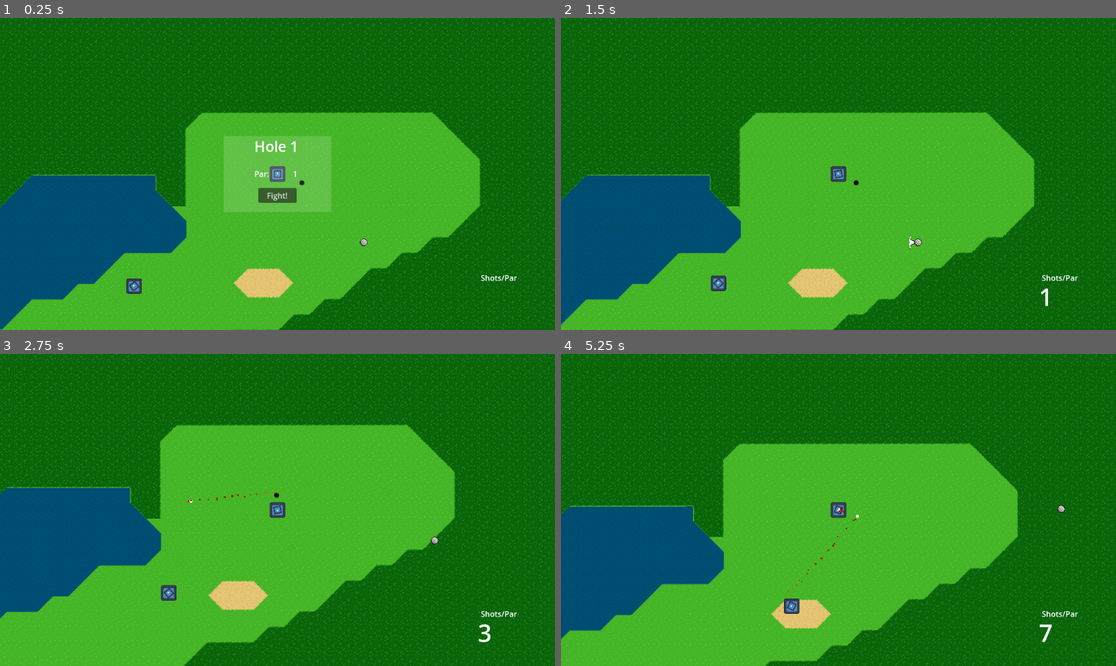
Above: before the commit, frames 1-4 (two rows, left to right).
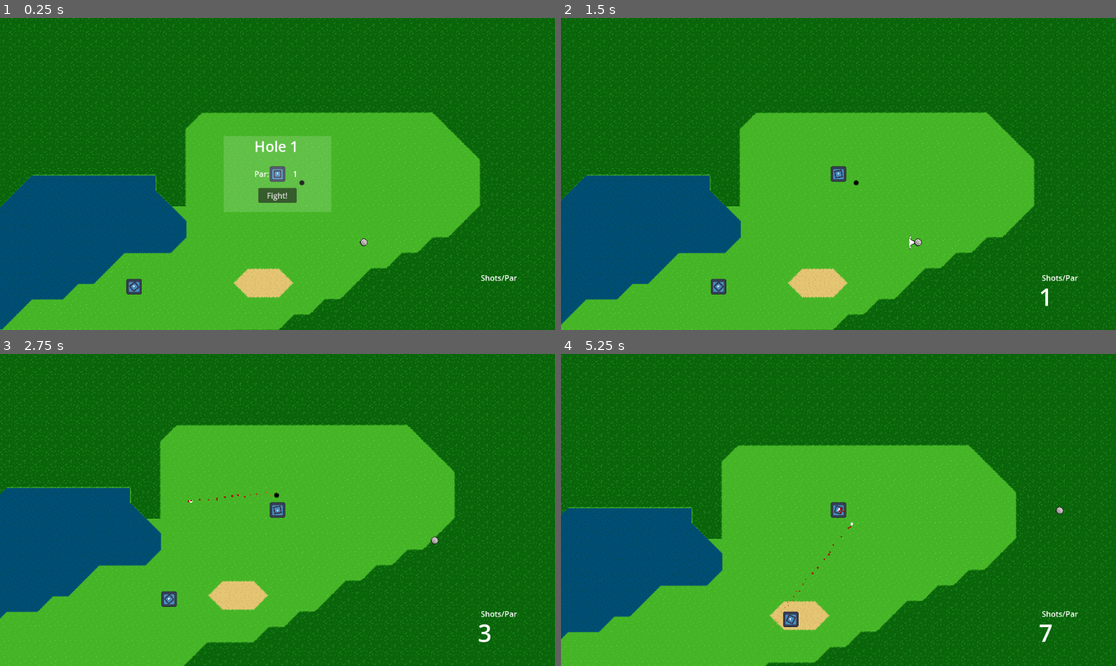
Above: after the commit, the same moments.

Repository: Sabertooth-Software/Bunker-Buster
Game: Godot game, scene res://Scenes/Levels/Hole 1.tscn
The game is run twice, just before and just after one commit, with the same random seed, the same clock (stepped at 60 frames per second) and the same inputs. The engine's default icon, where the game draws it, is replaced by a stand-in: a white triangle on a blue panel in a dark square.
Inputs (mouse positions are in pixels of both pictures, inside the frame that each line leads up to):
- Up to frame 1 (0.25 s): no input
- Up to frame 2 (1.5 s): click "Fight!" at 0.5 s; move the mouse to (960, 158) at 1.27 s; press the mouse at (960, 158) at 1.28 s; hold Right (right) from 1.28 s (still down)
- Up to frame 3 (2.75 s): move the mouse to (166, 525) at 2.02 s; release Right (right) at 2.03 s; release the mouse at (166, 525) at 2.03 s; hold S (down) from 2.03 s (still down); tap Space (shoot) at 2.1 s
- Up to frame 4 (5.25 s): move the mouse to (894, 441) at 2.77 s; release S (down) at 2.78 s; press the mouse at (894, 441) at 2.78 s; hold Right (right) 2.78-3.53 s; move the mouse to (810, 572) at 3.52 s; release the mouse at (810, 572) at 3.53 s; hold Up (up) 3.53-4.28 s; tap Space (shoot) at 3.6, 5.1 s; move the mouse to (1005, 556) at 4.27 s; press the mouse at (1005, 556) at 4.28 s; hold A (left) from 4.28 s (still down); move the mouse to (672, 463) at 5.02 s; release the mouse at (672, 463) at 5.03 s

The runs differ from the first frame. In frame 1, less than 0.1% of the frame differs, in the area x 22-26%, y 83-89%; in frame 2, 0.1%; in frame 3, 0.2%; in frame 4, 5.4%, in the area x 0-100%, y 0-100%.

Commit message:
Slight refactoring. Ability to know when tanks are destroyed

Diff:
--- a/Scenes/Characters/Enemies/red_tank.tscn
+++ b/Scenes/Characters/Enemies/red_tank.tscn
@@ -10,13 +10,8 @@
 script = ExtResource("1_hmcf7")
 bullet = ExtResource("3_6ux1k")
 timeout = 1.5
+points = [Vector2(477, -44), Vector2(722, -44)]
 Speed = 10.0
 Bullet_Speed = 1.0
 
 [node name="Timer" type="Timer" parent="." index="4"]
-
-[node name="Position0" type="Node2D" parent="." index="7"]
-position = Vector2(477, -44)
-
-[node name="Position1" type="Node2D" parent="." index="8"]
-position = Vector2(722, -44)
--- a/Scenes/Characters/tank.tscn
+++ b/Scenes/Characters/tank.tscn
@@ -10,6 +10,9 @@
 
 [sub_resource type="RectangleShape2D" id="RectangleShape2D_sin31"]
 size = Vector2(32, 32)
+
+[sub_resource type="RectangleShape2D" id="RectangleShape2D_no6m2"]
+size = Vector2(35, 35)
 
 [node name="Tank" type="CharacterBody2D"]
 collision_layer = 16
@@ -42,4 +45,12 @@
 3: ExtResource("6_5xvq7")
 }
 
+[node name="Hitbox" type="Area2D" parent="."]
+collision_layer = 0
+collision_mask = 16
+
+[node name="CollisionShape2D" type="CollisionShape2D" parent="Hitbox"]
+position = Vector2(0.5, -0.5)
+shape = SubResource("RectangleShape2D_no6m2")
+
 [connection signal="terrain_changed" from="TerrainDetector" to="TerrainParticleSpawner" method="_on_terrain_detector_terrain_changed"]
--- a/Scenes/Levels/Hole 2.tscn
+++ b/Scenes/Levels/Hole 2.tscn
@@ -71,14 +71,17 @@
 [node name="RedTank" parent="." node_paths=PackedStringArray("target") instance=ExtResource("5_kskr8")]
 position = Vector2(96, 729)
 target = NodePath("")
+points = []
 
 [node name="RedTank2" parent="." node_paths=PackedStringArray("target") instance=ExtResource("5_kskr8")]
 position = Vector2(341, 246)
 target = NodePath("")
+points = []
 
 [node name="RedTank3" parent="." node_paths=PackedStringArray("target") instance=ExtResource("5_kskr8")]
 position = Vector2(388, 686)
 target = NodePath("")
+points = []
 
 [node name="GolfBall" parent="." instance=ExtResource("6_mpryr")]
 position = Vector2(442, 288)
--- a/Scenes/Levels/Hole 3.tscn
+++ b/Scenes/Levels/Hole 3.tscn
@@ -71,14 +71,17 @@
 [node name="RedTank" parent="." node_paths=PackedStringArray("target") instance=ExtResource("5_p6xgu")]
 position = Vector2(304, -208)
 target = NodePath("")
+points = []
 
 [node name="RedTank2" parent="." node_paths=PackedStringArray("target") instance=ExtResource("5_p6xgu")]
 position = Vector2(208, -96)
 target = NodePath("")
+points = []
 
 [node name="RedTank3" parent="." node_paths=PackedStringArray("target") instance=ExtResource("5_p6xgu")]
 position = Vector2(640, 32)
 target = NodePath("")
+points = []
 
 [node name="GolfBall" parent="." instance=ExtResource("6_g4loe")]
 position = Vector2(565, 324)
--- a/Scenes/Levels/Hole 4.tscn
+++ b/Scenes/Levels/Hole 4.tscn
@@ -67,14 +67,17 @@
 [node name="RedTank" parent="." node_paths=PackedStringArray("target") instance=ExtResource("5_kgf7q")]
 position = Vector2(475, -43)
 target = NodePath("")
+points = []
 
 [node name="RedTank2" parent="." node_paths=PackedStringArray("target") instance=ExtResource("5_kgf7q")]
 position = Vector2(978, -234)
 target = NodePath("")
+points = []
 
 [node name="RedTank3" parent="." node_paths=PackedStringArray("target") instance=ExtResource("5_kgf7q")]
 position = Vector2(729, -98)
 target = NodePath("")
+points = []
 
 [node name="GolfBall" parent="." instance=ExtResource("6_qun68")]
 position = Vector2(504, -383)
--- a/Scripts/Characters/Enemy/EnemyTank.gd
+++ b/Scripts/Characters/Enemy/EnemyTank.gd
@@ -3,23 +3,31 @@
 @export var bullet: PackedScene
 @export var target: Node2D
 @export var timeout: float = 1.5
+@export var points: Array
 
 @onready var timer: Timer = $Timer
 
-@onready var Pos0 : Node2D = $Position0
-@onready var Pos1 : Node2D = $Position1
-
-var wander_points = []
 var point_index: int = 0
 var next_point: Vector2
 var move_vector: Vector2
 
+func _ready():
+	super._ready()
+	add_to_group(ShotCounter.tank_group)
+	if target == null:
+		var player_tank: Node = get_tree().get_current_scene().get_node("PlayerTank")
+		if player_tank is PlayerTank:
+			target = player_tank
+			_setup_timer()
+	if points:
+		next_point = points[0]
+
 func _get_next_point():
-	if point_index+1==wander_points.size():
+	if point_index >= points.size() - 1:
 		point_index = 0
 	else :
-		point_index = point_index+1
-	next_point = wander_points[point_index]
+		point_index += 1
+	next_point = points[point_index]
 
 func _handle_movement():
 	if next_point==null:
@@ -31,15 +39,10 @@
 	else:
 		_get_next_point()
 
-func _ready():
-	if target == null:
-		var player_tank: Node = get_tree().get_current_scene().get_node("PlayerTank")
-		if player_tank is PlayerTank:
-			target = player_tank
-			_setup_timer()
-	wander_points.append(Pos0.global_position)
-	wander_points.append(Pos1.global_position)
-	next_point = wander_points[0]
+func _on_hit(body_rid: RID, body: Node2D, body_shape_index: int, local_shape_index: int):
+	super._on_hit(body_rid, body, body_shape_index, local_shape_index)
+	remove_from_group(ShotCounter.tank_group)
+	ShotCounter.tank_destroyed.emit()
 
 func on_timeout():
 	assert(target != null, "Tried to shoot without target assigned to enemy tank")
--- a/Scripts/Characters/Tank.gd
+++ b/Scripts/Characters/Tank.gd
@@ -6,8 +6,12 @@
 
 @onready var canon: Node2D = $Canon
 @onready var body: Node2D = $Body
+@onready var hitbox: Area2D = $Hitbox
 
 @onready var shooting_component: ShootingComponent = $ShootingComponent
+
+func _ready():
+	hitbox.body_shape_entered.connect(_on_hit)
 
 func move(direction: Vector2):
 	if direction:
@@ -23,3 +27,7 @@
 
 func look(point: Vector2):
 	canon.look_at(point)
+
+func _on_hit(body_rid: RID, body: Node2D, body_shape_index: int, local_shape_index: int):
+	if body is Bullet and self not in body.get_collision_exceptions():
+		print("ahh")
--- a/Scripts/Components/ShootingComponent.gd
+++ b/Scripts/Components/ShootingComponent.gd
@@ -4,4 +4,5 @@
 func shoot(direction: Vector2, bullet: PackedScene, initiator: Node2D):
 	var projectile: Bullet = bullet.instantiate()
 	var current_scene: Node = get_tree().get_current_scene()
+
 	projectile.setup(global_position, direction, current_scene, initiator)
--- a/Scripts/Components/ShotCounter.gd
+++ b/Scripts/Components/ShotCounter.gd
@@ -5,9 +5,13 @@
 
 signal shoot()
 signal score_update(score: int)
+signal tank_destroyed()
+
+var tank_group: String = "Tanks"
 
 func _ready():
 	shoot.connect(_on_shoot)
+	tank_destroyed.connect(_on_tank_destroy)
 
 func _on_shoot():
 	var current_scene = get_tree().get_current_scene().scene_file_path
@@ -16,6 +20,10 @@
 	else:
 		scores[current_scene] = 1
 	score_update.emit(scores[current_scene])
+
+func _on_tank_destroy():
+	var groups = get_tree().get_nodes_in_group(tank_group)
+	print(groups)
 
 func get_current_score() -> int:
 	var current_scene = get_tree().get_current_scene().scene_file_path
Not shown: 1 places in Scenes/Characters/tank.tscn that only renumber resources
